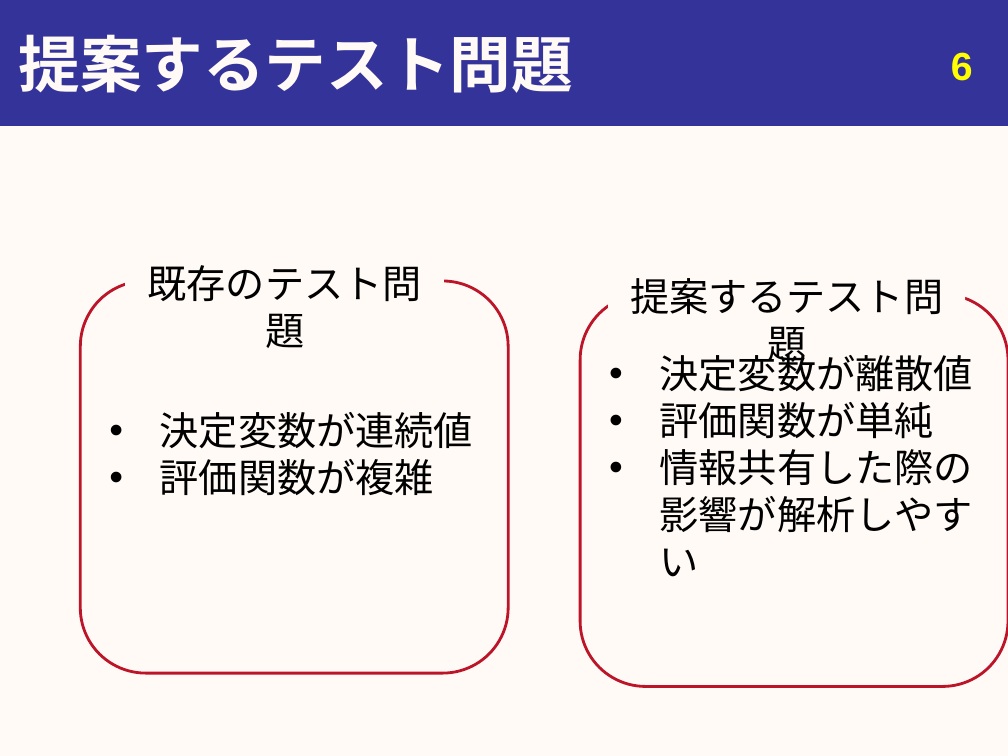
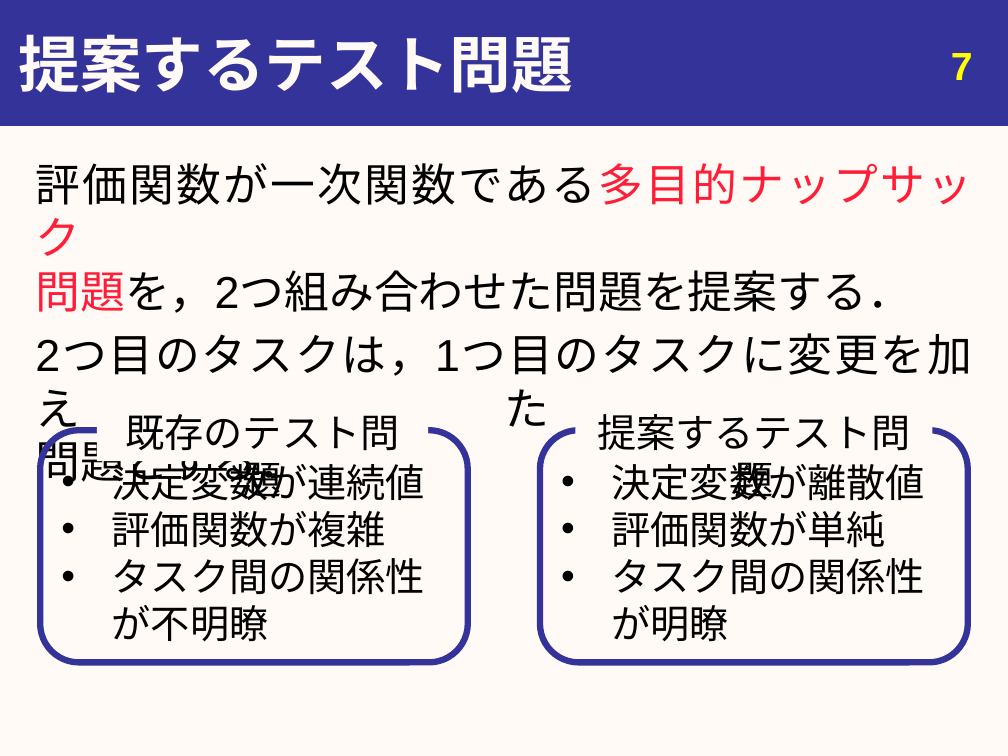
Before and after one commit to youle921/Slide-maintain, a slide deck: slide 8 of abstract/Slides/bachelor_thesis.pptx (slide 7 before the commit). Drawn at 1008x756 pixels with LibreOffice and Linux fonts; fonts in the diff are those of the drawing. Boxes give left, top, right and bottom in pixels: in the first picture for what was removed or moved away, otherwise in the second. Text is boxed around its words. In the diff, an @@ line names an element or a change of style, - is before the commit and + after.

```diff
--- a/abstract/Slides/bachelor_thesis.pptx
+++ b/abstract/Slides/bachelor_thesis.pptx
@@ page number at box(951, 53, 973, 80): text changed @@
-6
+7
@@ text added at box(35, 163, 972, 490), 32 pt, text #000000 @@
+評価関数が一次関数である多目的ナップサック
+問題を，2つ組み合わせた問題を提案する．
+2つ目のタスクは，1つ目のタスクに変更を加えた
+問題とする．
@@ text "既存のテスト問題" rewrapped from box(148, 265, 422, 348) to box(35, 414, 400, 490) @@
@@ text "提案するテスト問題": place and size @@
-text "提案するテスト問題" at box(630, 278, 943, 369)
+text "提案するテスト問題" at box(597, 414, 910, 505)
@@ rounded rectangle "決定変数が連続値": place and size @@
-rounded rectangle "決定変数が連続値" at box(81, 281, 508, 673)
+rounded rectangle "決定変数が連続値" at box(40, 430, 468, 662)
@@ rounded rectangle "決定変数が連続値" at box(40, 430, 468, 662): vertical alignment middle to bottom; outline #BD1529 2 pt to #333399 4.5 pt @@
@@ rounded rectangle "決定変数が離散値" at box(540, 430, 968, 662): vertical alignment middle to bottom; outline #BD1529 2 pt to #333399 4.5 pt @@
@@ rounded rectangle "決定変数が離散値": place and size @@
-rounded rectangle "決定変数が離散値" at box(581, 294, 1008, 686)
+rounded rectangle "決定変数が離散値" at box(540, 430, 968, 662)
@@ text in rounded rectangle at box(112, 558, 425, 642): paragraph added @@
+• タスク間の関係性が不明瞭
@@ text in rounded rectangle at box(612, 558, 925, 642): text changed @@
-• 情報共有した際の影響が解析しやすい
+• タスク間の関係性が明瞭
```
Also in this commit, not shown: 14 other slides changed, 4 slides added, 2 slides removed, 9 other files.
